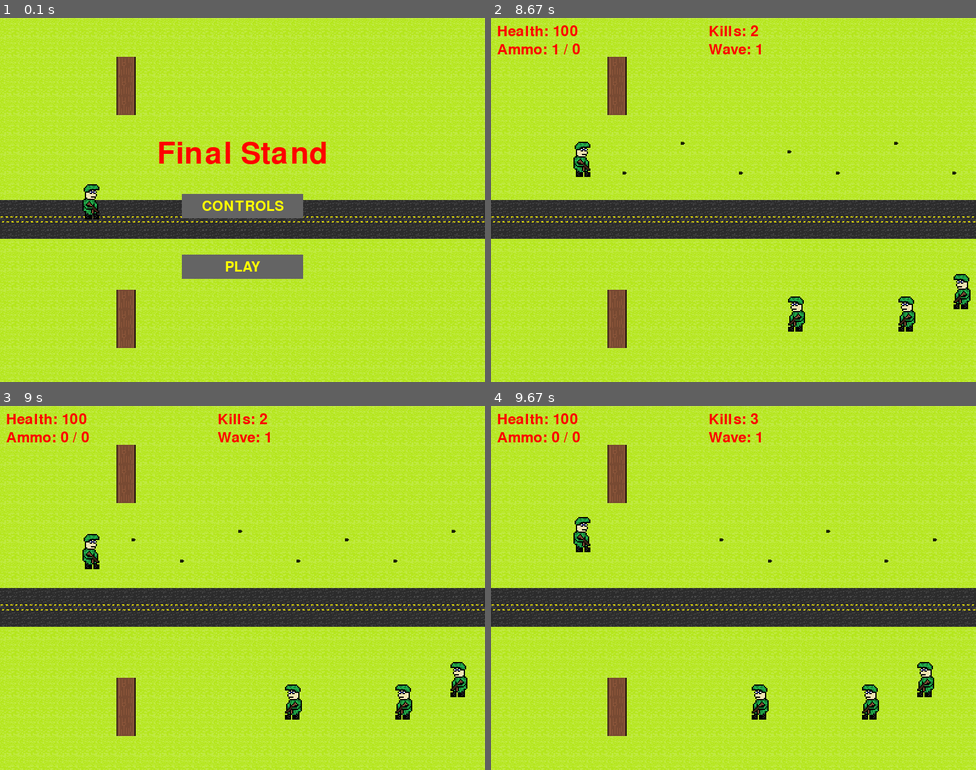
Above: before the commit, frames 1-4 (two rows, left to right).
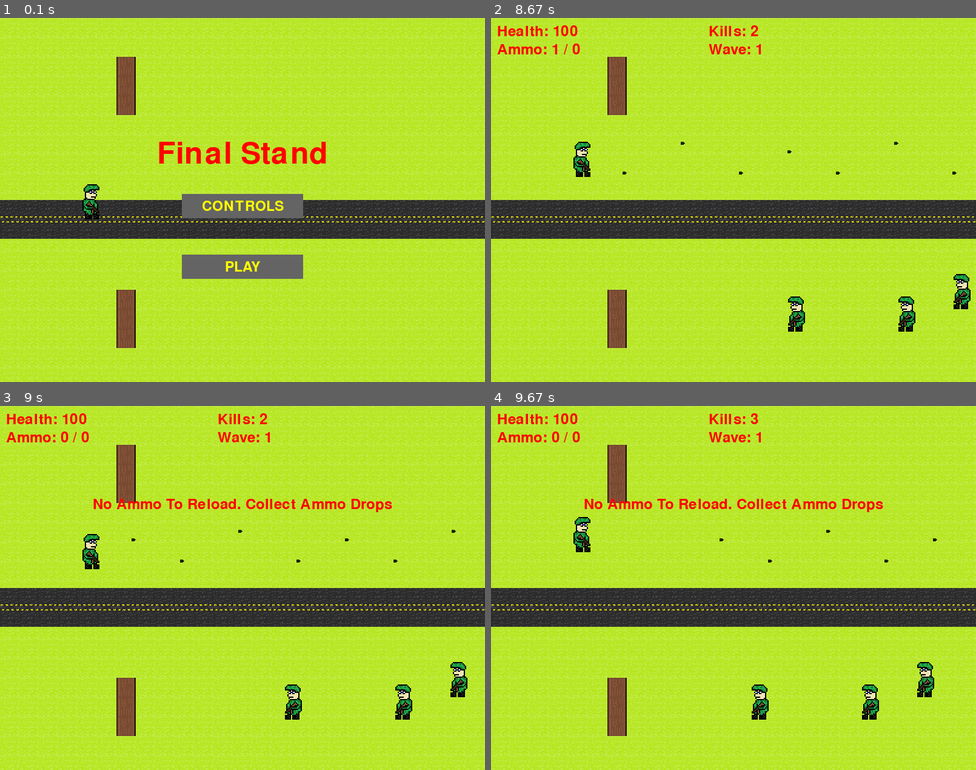
Above: after the commit, the same moments.

Repository: Killswitch5150/Final-Stand
Game: pygame game, started from main.py
The game is run twice, just before and just after one commit, with the same random seed, the same clock (stepped at 60 frames per second) and the same inputs.
Inputs:
- Up to frame 1 (0.1 s): no input
- Up to frame 2 (8.67 s): click "PLAY" at 0.38 s; tap Space at 0.67, 1.07, 1.37, 1.57, 1.9, 2.3, 2.7, 3.03, 3.37, 3.77, 4.17, 4.5, 4.83, 5.23, 5.63, 5.97, 6.3, 6.7, 7.1, 7.43, 7.77, 8.17, 8.57 s; hold Up 1-1.47 s; hold Down 1.5-1.8 s; hold Up 1.83-2.2 s; hold Down 2.23-2.6 s; hold Up 2.63-2.93 s; hold Down 2.97-3.27 s; hold Up 3.3-3.67 s; hold Down 3.7-4.07 s; hold Up 4.1-4.4 s; hold Down 4.43-4.73 s; hold Up 4.77-5.13 s; hold Down 5.17-5.53 s; hold Up 5.57-5.87 s; hold Down 5.9-6.2 s; hold Up 6.23-6.6 s; hold Down 6.63-7 s; hold Up 7.03-7.33 s; hold Down 7.37-7.67 s; hold Up 7.7-8.07 s; hold Down 8.1-8.47 s; hold Up from 8.5 s (still down)
- Up to frame 3 (9 s): release Up at 8.8 s; hold Down from 8.83 s (still down); tap Space at 8.9 s
- Up to frame 4 (9.67 s): release Down at 9.13 s; hold Up 9.17-9.53 s; tap Space at 9.23, 9.63 s; hold Down from 9.57 s (still down)

Frames 1-2 are identical in both runs. In frame 3, 0.8% of the frame differs, in the area x 19-81%, y 25-30%; in frame 4, 0.8%.

Commit message:
-added a gui prompt to reload when player has no ammo -reload prompt changes based on if the player has ammo to reload or not

Diff:
--- a/gui_text_vals.py
+++ b/gui_text_vals.py
@@ -22,3 +22,5 @@
 title_text4 = game_fonts.con_font2.render(varGClinethree, True, (255, 0, 0))
 title_text5 = game_fonts.con_font2.render(varGClinefour, True, (255, 0, 0))
 backtext = game_fonts.smallfont.render('BACK', True, button1_color_light) #create object for back button text
+reloadingtext = game_fonts.font.render('[R] to Reload', True, (255, 0, 0))
+reloadingtext_empty = game_fonts.guifont.render('No Ammo To Reload. Collect Ammo Drops', True, (255, 0, 0))
--- a/main.py
+++ b/main.py
@@ -164,6 +164,17 @@
                     toggle_fullscreen() #execute the full screen toggle function
 
         return None  #return none if input is invalid
+
+class ReloadControl:
+    def __init__(self):
+        self.needstoreload = True
+
+    def update(self, surface, has_ammo):
+        import gui_text_vals
+        if has_ammo:
+            window.blit(gui_text_vals.reloadingtext, (width // 2 - gui_text_vals.reloadingtext.get_width() // 2, height // 4))
+        if not has_ammo:
+            window.blit(gui_text_vals.reloadingtext_empty, (width // 2 - gui_text_vals.reloadingtext_empty.get_width() // 2, height // 4))
 
 class GameOver: #class to define end of game events
     def __init__(self, settings):
@@ -654,6 +665,18 @@
         render_environment() #creates the game world
         player.draw(window) #creates the player
 
+        #reloading gui logic
+        if player.ammo_count == 0:
+            if player.ammo_reserve > 0:
+                has_ammo = True
+            elif player.ammo_reserve == 0:
+                has_ammo = False
+            reloadingalert = ReloadControl
+            reloadingalert.update(reloadingalert, window, has_ammo)
+            if console_debugging:
+                print('player needs to reload')
+                print('reload message displaying')
+
         #drawing bullets
         for bullet in bullets:
             bullet.draw(window)
--- a/variables.py
+++ b/variables.py
@@ -6,6 +6,7 @@
 game_resolution = (width, height) #put window size tuple into game_resolution var
 bullet_ready_to_shoot = True #starts playing with shooting action enabled
 bullets, enemies, ammo_boxes = [], [], [] #declares empty lists to be written during gameplay
+reloading_text = []
 
 #sound initialization vars
 s_freq = 44100
Not shown, changed: notes.txt
